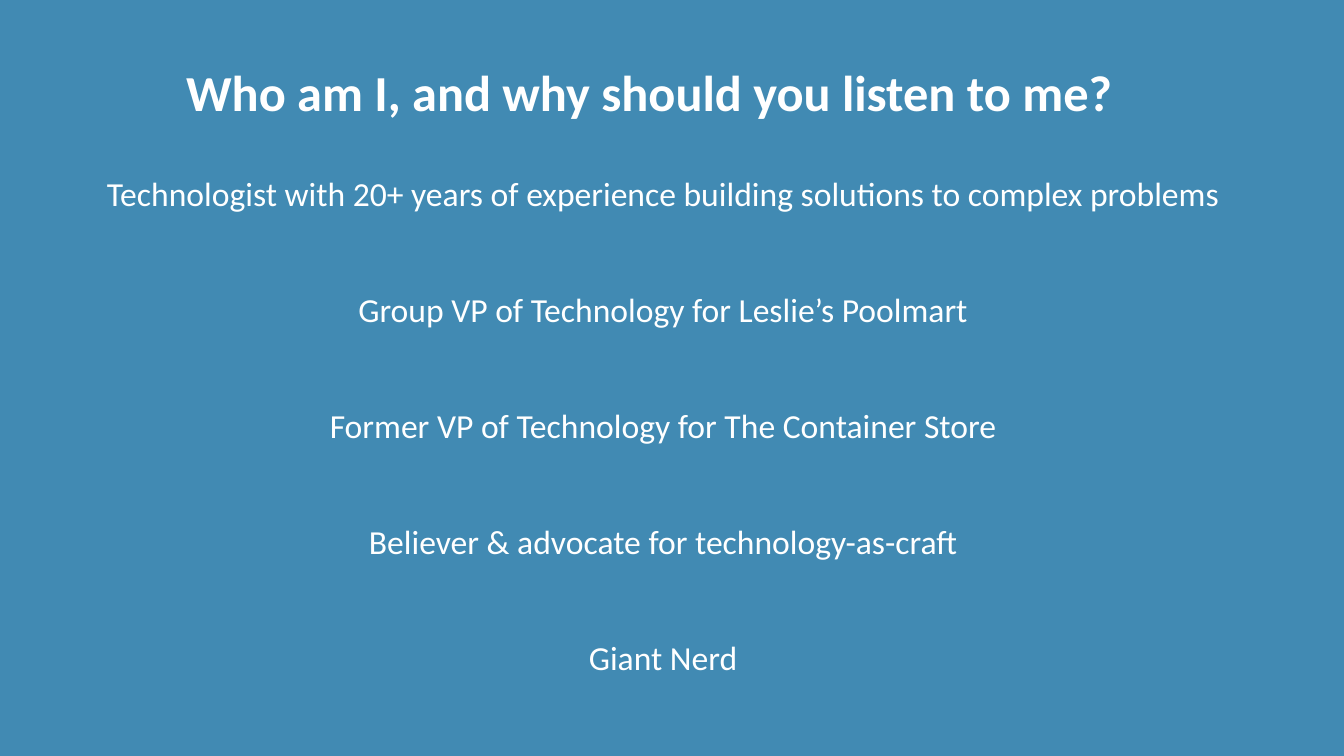
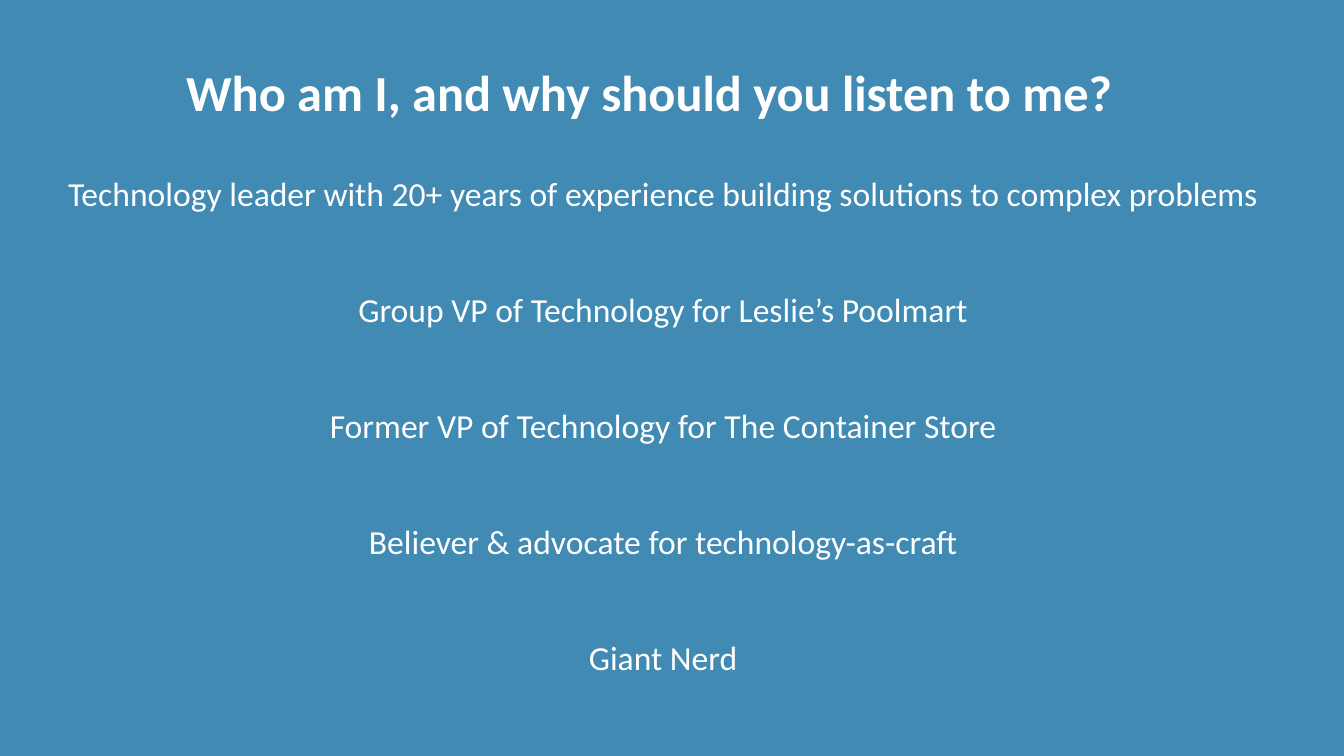
Before and after one commit to davidaayers/comm-and-doc-arch-decisions, a slide deck: slide 2 of comm-and-doc-arch-decisions.pptx. Drawn at 1344x756 pixels with LibreOffice and Linux fonts; fonts in the diff are those of the drawing. Boxes give left, top, right and bottom in pixels: in the first picture for what was removed or moved away, otherwise in the second. Text is boxed around its words. In the diff, an @@ line names an element or a change of style, - is before the commit and + after.

```diff
--- a/comm-and-doc-arch-decisions.pptx
+++ b/comm-and-doc-arch-decisions.pptx
@@ text at (68, 182, 1257, 212): text changed @@
-Technologist with 20+ years of experience building solutions to complex problems
+Technology leader with 20+ years of experience building solutions to complex problems
```
Also in this commit, not shown: 2 other slides changed.
